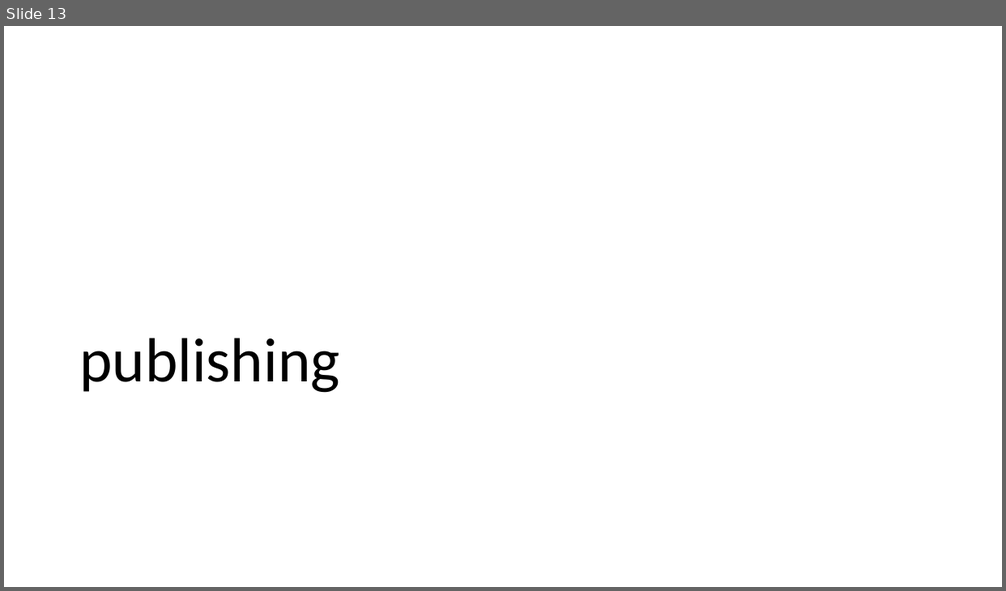
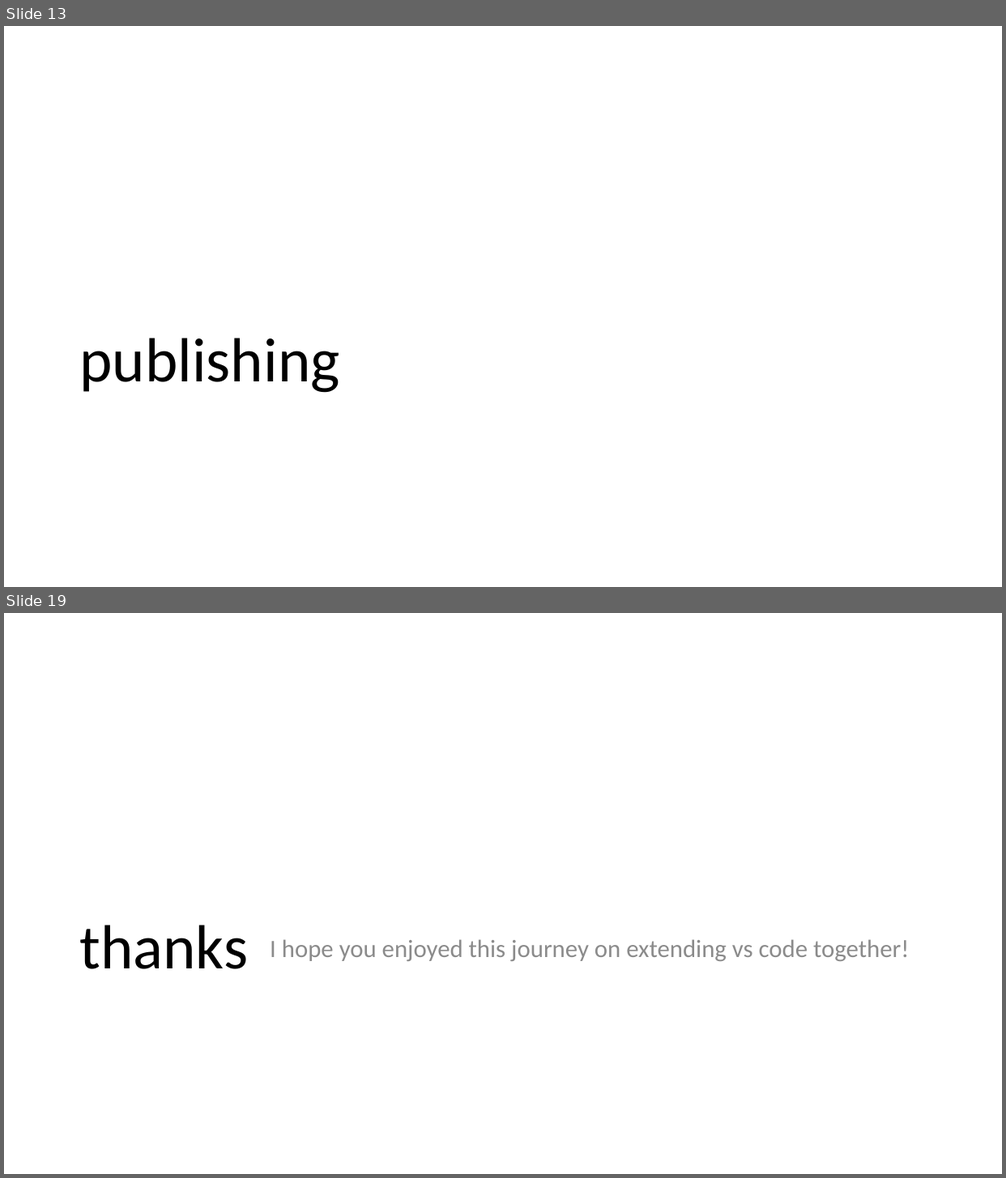
Before and after one commit to bradygaster-zz/extending-vscode-talk, a slide deck: extending-vs-code.pptx. Shown one above the other, each under a label of ours: slide 13 before the commit, slides 13 and 19 after it; the slides between them are not shown. The pictures are 1006x591 and 1006x1178 pixels, drawn with LibreOffice and Linux fonts; fonts in the diff are those of the drawing. Boxes give left, top, right and bottom in pixels: in the first picture for what was removed or moved away, otherwise in the second. Text is boxed around its words. In the diff, an @@ line names an element or a change of style, - is before the commit and + after.

```diff
--- a/extending-vs-code.pptx
+++ b/extending-vs-code.pptx
@@ slide 19 added at (x1=4, y1=613, x2=1002, y2=1174), background #FFFFFF @@
@@ title added at (x1=79, y1=925, x2=248, y2=969), 60 pt, text #000000 @@
+thanks
@@ text added at (x1=270, y1=939, x2=909, y2=961), 24 pt, text #8C8C8C @@
+I hope you enjoyed this journey on extending vs code together!
```
Also in this commit, not shown: 5 slides changed, 7 other slides added, 5 other files.
